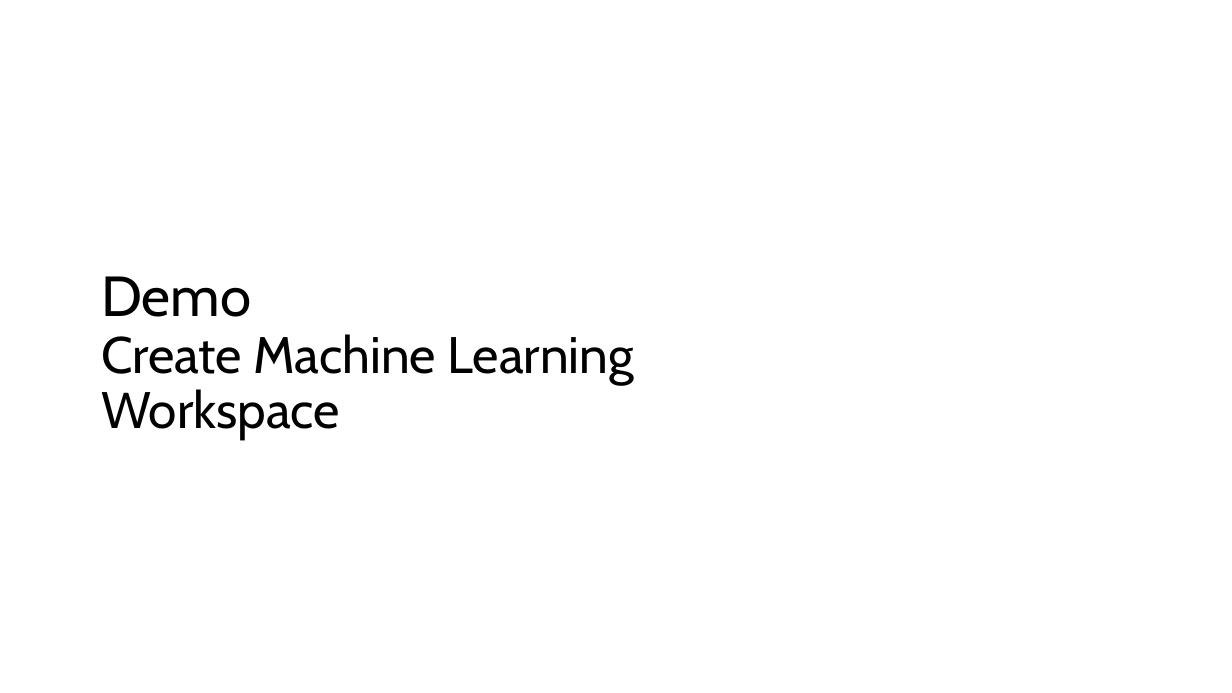
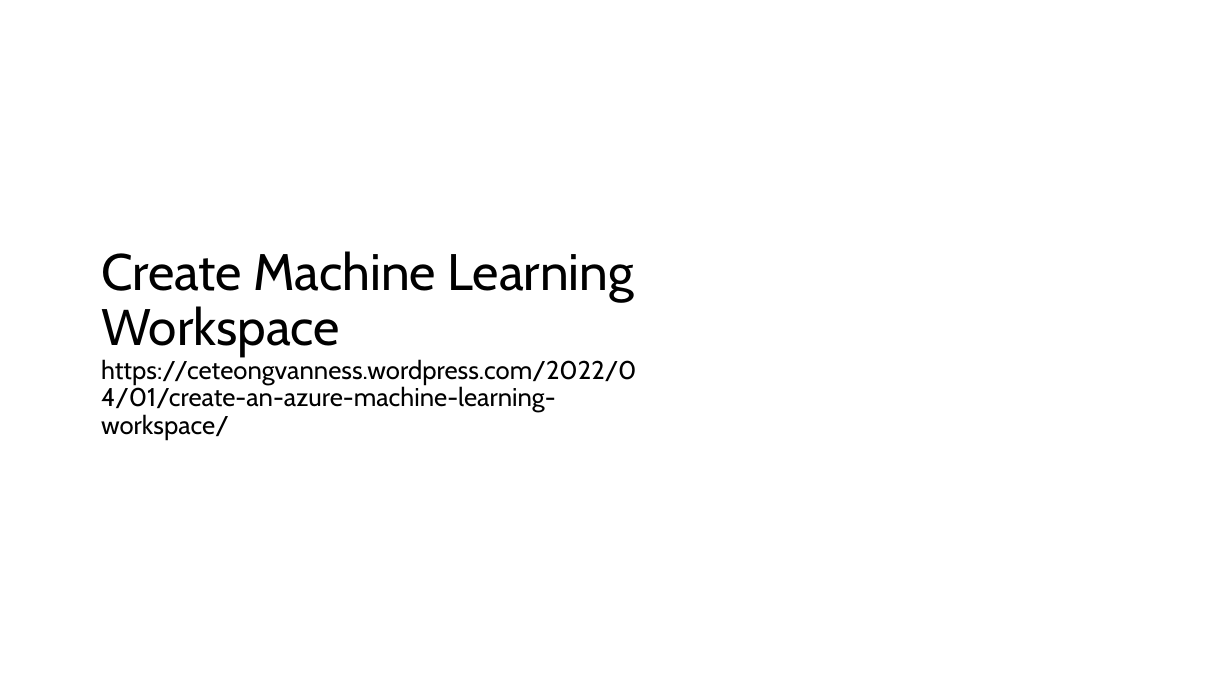
Before and after one commit to ceteongvanness/eventdemo, a slide deck: slide 7 of Data Science/C1-GettingStarted withAML.pptx. Drawn at 1232x693 pixels with LibreOffice and Linux fonts; fonts in the diff are those of the drawing; background and template pictures are left out. Boxes give left, top, right and bottom in pixels: in the first picture for what was removed or moved away, otherwise in the second. Text is boxed around its words. In the diff, an @@ line names an element or a change of style, - is before the commit and + after.

```diff
--- a/Data Science/C1-GettingStarted withAML.pptx
+++ b/Data Science/C1-GettingStarted withAML.pptx
@@ text at (x1=101, y1=251, x2=636, y2=440): text changed; size 40 to 20 pt @@
-Demo
-Create Machine Learning Workspace
+Create Machine Learning Workspace
+https://ceteongvanness.wordpress.com/2022/04/01/create-an-azure-machine-learning-workspace/
```
Also in this commit, not shown: 2 other slides changed, 15 other files.
